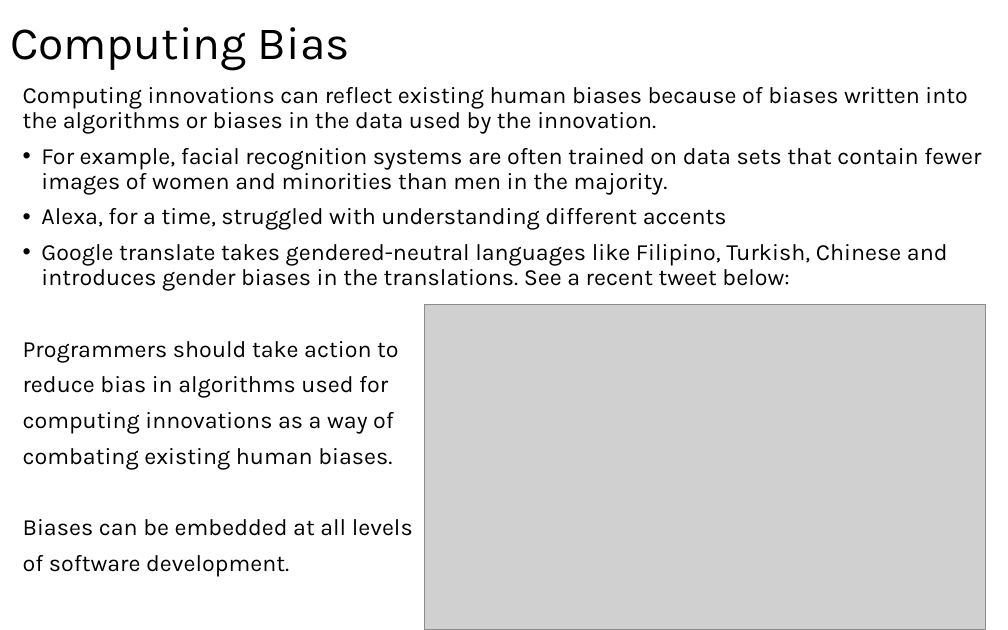
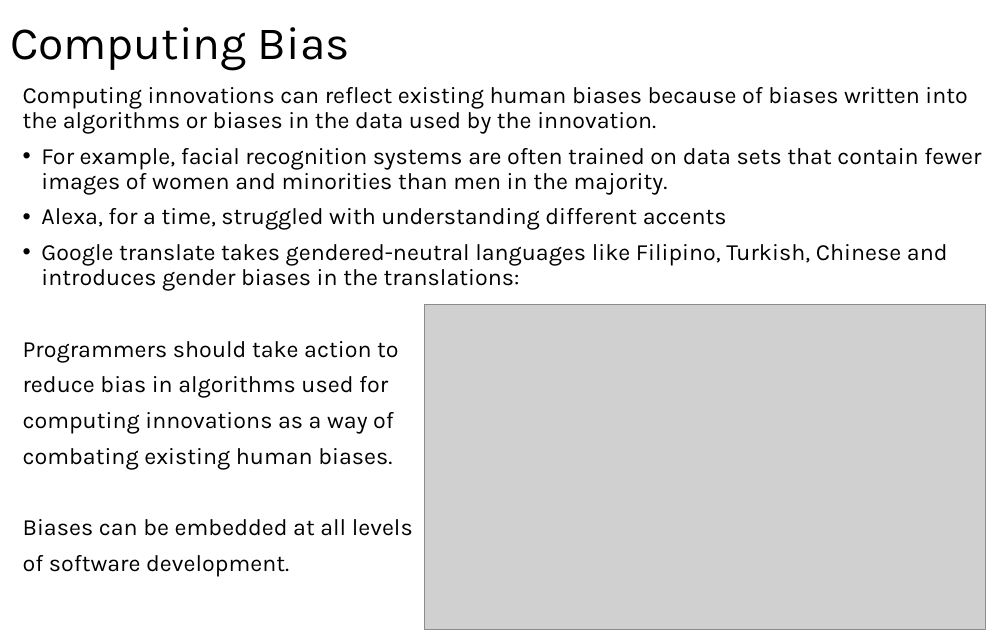
Before and after one commit to LongBaoNguyen/longbaonguyen.github.io, a slide deck: slide 7 of courses/apcsp/lect19.pptx. Drawn at 1008x630 pixels with LibreOffice and Linux fonts; fonts in the diff are those of the drawing; grey boxes stand for pictures. Boxes give left, top, right and bottom in pixels: in the first picture for what was removed or moved away, otherwise in the second. Text is boxed around its words. In the diff, an @@ line names an element or a change of style, - is before the commit and + after.

```diff
--- a/courses/apcsp/lect19.pptx
+++ b/courses/apcsp/lect19.pptx
@@ text at [41,244,948,291]: text changed @@
-• Google translate takes gendered-neutral languages like Filipino, Turkish, Chinese and introduces gender biases in the translations. See a recent tweet below:
+• Google translate takes gendered-neutral languages like Filipino, Turkish, Chinese and introduces gender biases in the translations:
```
Also in this commit, not shown: 2 other slides changed, 2 other files.
